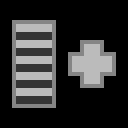
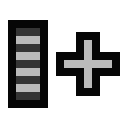
Revision of a layered 128 × 128 image; what changed, layer by layer:
added layer "bg" above "fg" over [8, 20, 120, 108]
hid "fg" over [12, 20, 116, 108]
hid "Background" over [0, 0, 128, 128]
